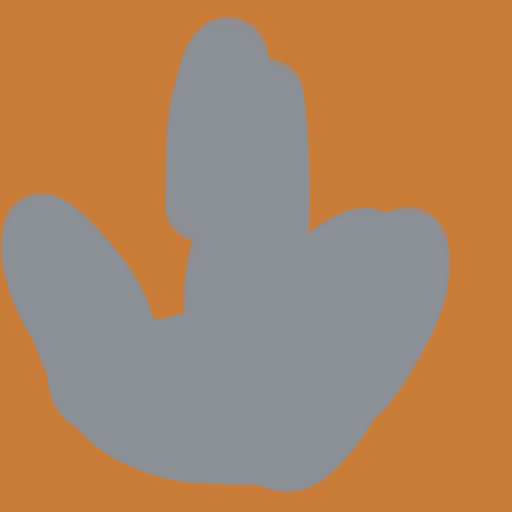
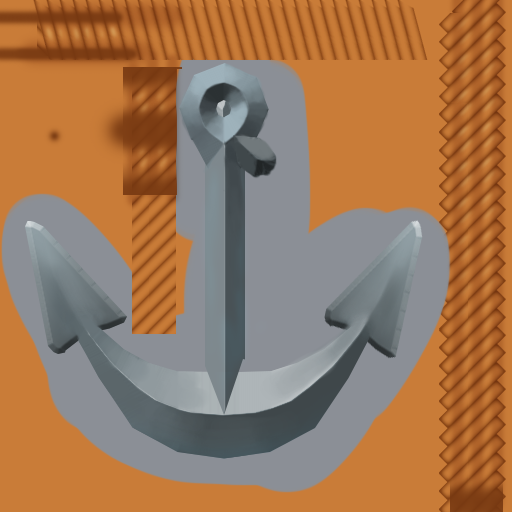
Layer changes from the first w=512, h=512 image to the second:
added group "brown_2" with 6 layers above "gray" over [0, 0, 506, 512]
added layer "Layer 13 copy 6" in group "brown_2" over [43, 10, 500, 478]
added layer "Layer 12" (89%) in group "brown_2" over [0, 5, 503, 512]
added layer "Layer 11" (multiply, 27%) in group "brown_2" over [7, 0, 506, 512]
added layer "Layer 9 copy 2" in group "brown_2" over [132, 67, 176, 334]
added layer "Layer 10 copy 4" in group "brown_2" over [32, 0, 428, 60]
added layer "Layer 9" in group "brown_2" over [37, 12, 399, 56]
added layer "Layer 8" in group "gray" over [228, 133, 277, 179]
added layer "Layer 7" in group "gray" over [178, 62, 270, 296]
added layer "Layer 6" (overlay) in group "gray" over [110, 163, 355, 459]
added layer "Layer 4" in group "gray" over [205, 97, 245, 415]
added layer "Layer 5" in group "gray" over [28, 229, 422, 459]
added layer "Color Fill 1 copy 2" in group "gray" over [324, 220, 423, 359]
added layer "Color Fill 1 copy" in group "gray" over [25, 221, 127, 354]
added layer "Layer 9 copy" in group "brown" over [439, 0, 506, 512]
